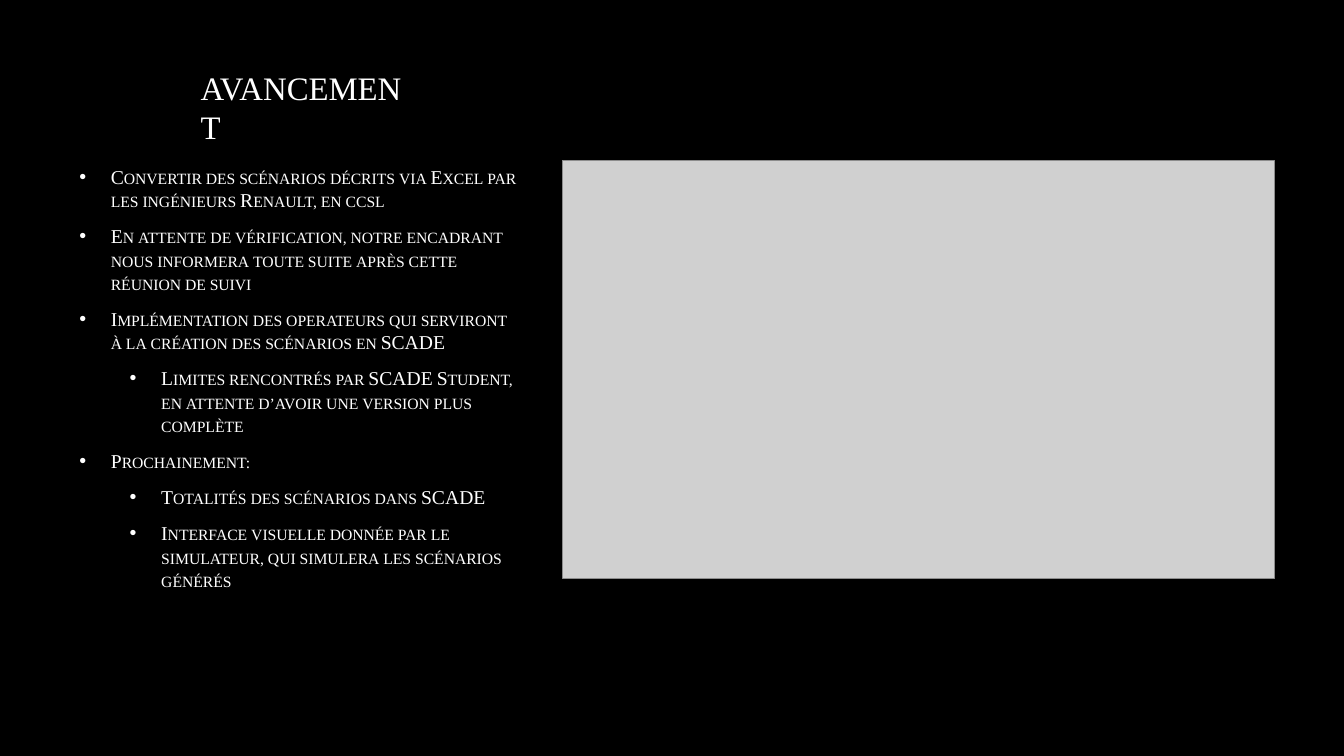
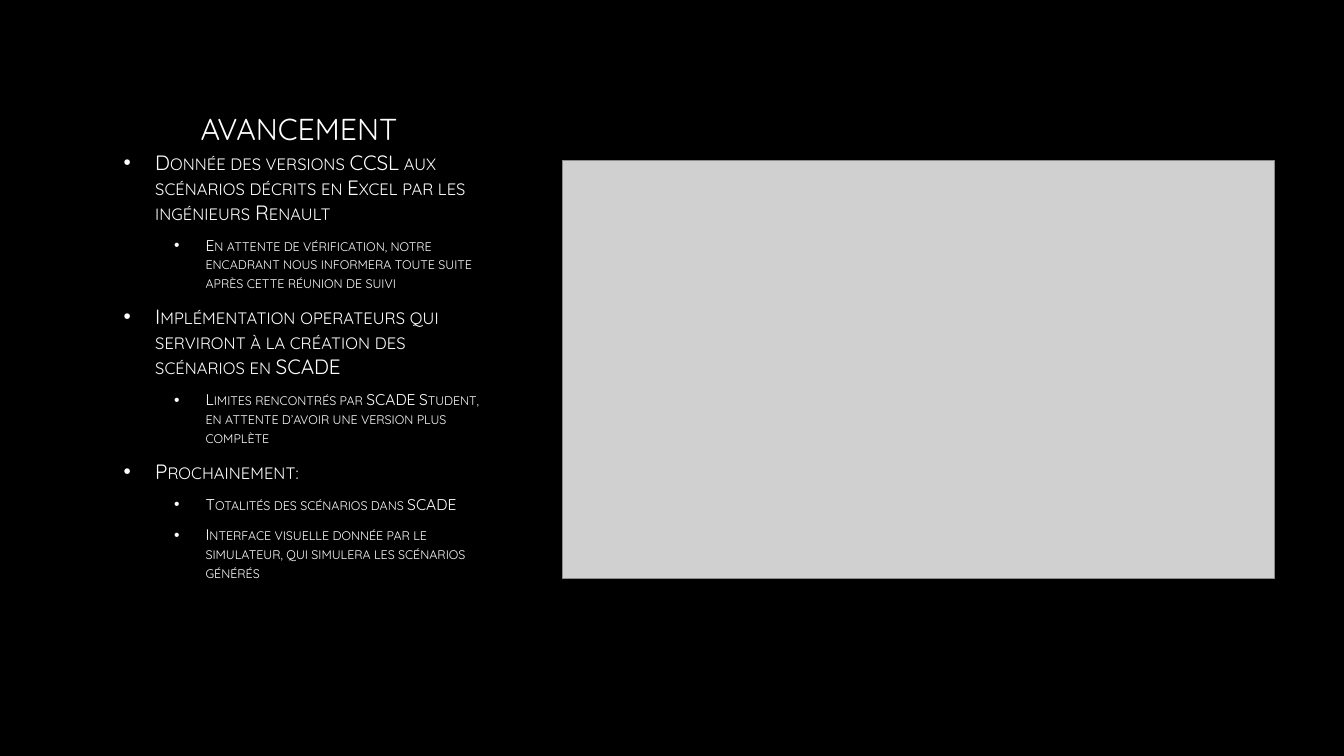
Before and after one commit to Viince06/TER_Safety_ADAVEC, a slide deck: slide 3 of TERS2 Suivi.pptx. Drawn at 1344x756 pixels with LibreOffice and Linux fonts; fonts in the diff are those of the drawing; grey boxes stand for pictures; background and template pictures are left out. Boxes give left, top, right and bottom in pixels: in the first picture for what was removed or moved away, otherwise in the second. Text is boxed around its words. In the diff, an @@ line names an element or a change of style, - is before the commit and + after.

```diff
--- a/TERS2 Suivi.pptx
+++ b/TERS2 Suivi.pptx
@@ text "AVANCEMENT" at [201,118,398,141]: size 23.4 to 21.6 pt, font Times New Roman to Quicksand @@
@@ text "Donnée des versions CCSL aux ...": place and size @@
-text "Donnée des versions CCSL aux ..." at [111,171,516,587]
+text "Donnée des versions CCSL aux ..." at [155,155,472,578]
@@ text at [155,155,466,220]: text changed; size 14 to 14.8 pt; font Times New Roman to Quicksand @@
-• Convertir des scénarios décrits via Excel par les ingénieurs Renault, en ccsl
+• Donnée des versions CCSL aux scénarios décrits en Excel par les ingénieurs Renault
@@ text at [206,240,472,578]: size 14 to 11.1 pt in "En attente de vérification, notre encadrant nous ...", "Limites rencontrés par SCADE Student, en attente ...", "Totalités des scénarios dans SCADE", "Interface visuelle donnée par le simulateur, qui ..."; font Times New Roman to Quicksand in "En attente de vérification, notre encadrant nous ...", "Limites rencontrés par SCADE Student, en attente ...", "Prochainement:", "Totalités des scénarios dans SCADE" and 1 more places; size 14 to 14.8 pt in "Prochainement:"; list level 1 to 2 in "En attente de vérification, notre ..." @@
@@ text at [155,312,439,375]: text changed; size 14 to 14.8 pt; font Times New Roman to Quicksand @@
-• Implémentation des operateurs qui serviront à la création des scénarios en SCADE
+• Implémentation operateurs qui serviront à la création des scénarios en SCADE
```
Also in this commit, not shown: 2 other slides changed.
